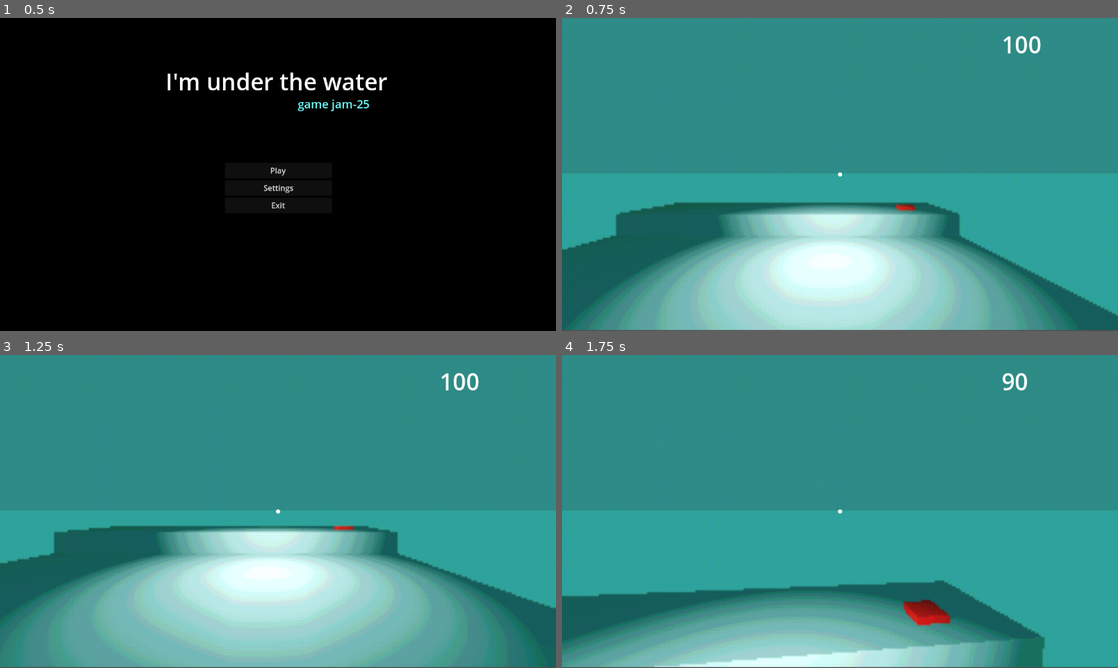
Above: before the commit, frames 1-4 (two rows, left to right).
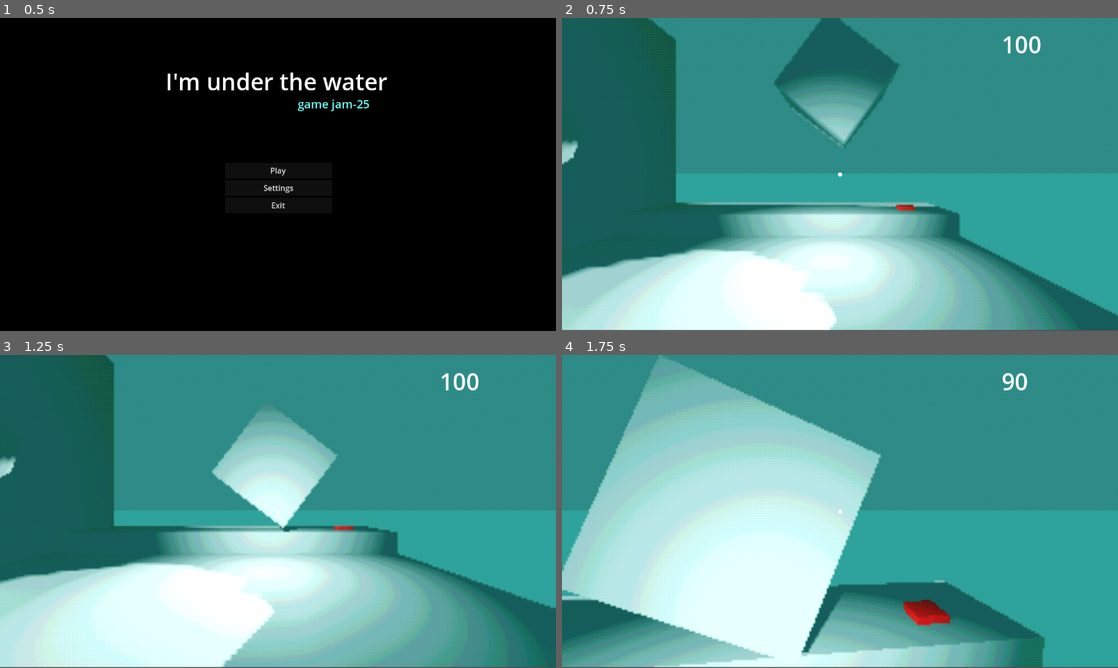
Above: after the commit, the same moments.

Repository: useronym/BubbleGameJam
Game: Godot game, scene res://scenes/mainMenu.tscn
Same seed, same stepped clock (60 frames per second), same inputs: the game is played once before the commit and once after it.
Inputs (mouse positions are in pixels of both pictures, inside the frame that each line leads up to):
- Up to frame 1 (0.5 s): no input
- Up to frame 2 (0.75 s): click "Play" at 0.5 s
- Up to frame 3 (1.25 s): no input
- Up to frame 4 (1.75 s): tap Enter at 1.25 s; move the mouse to (867, 511) at 1.27 s; hold W (up) from 1.28 s (still down); tap E (interact) at 1.35 s; tap Space (jump) at 1.52 s

Frame 1 is identical in both runs. In frame 2, 29% of the frame differs, in the area x 0-68%, y 0-100%; in frame 3, 31%; in frame 4, 35%, in the area x 0-69%, y 1-97%.

Commit message:
Messing with some stuff in the main scene

Diff:
--- a/main.tscn
+++ b/main.tscn
@@ -35,6 +35,7 @@
 fog_density = 1.0
 fog_depth_begin = 0.0
 fog_depth_end = 7.8
+volumetric_fog_density = 0.6537
 volumetric_fog_emission = Color(0.0976419, 0.254903, 0.226907, 1)
 volumetric_fog_emission_energy = 0.0
 
@@ -51,6 +52,11 @@
 
 [sub_resource type="PlaneMesh" id="PlaneMesh_vcox7"]
 material = SubResource("StandardMaterial3D_6gkoj")
+
+[sub_resource type="BoxShape3D" id="BoxShape3D_emtku"]
+size = Vector3(1.02771, 1.02026, 0.9953)
+
+[sub_resource type="BoxMesh" id="BoxMesh_gspkg"]
 
 [node name="SubViewportContainer" type="SubViewportContainer"]
 material = SubResource("ShaderMaterial_xegm8")
@@ -75,12 +81,11 @@
 environment = SubResource("Environment_qbkgc")
 
 [node name="DirectionalLight3D" type="DirectionalLight3D" parent="SubViewport/Node3D"]
-visible = false
-light_energy = 0.0
-light_indirect_energy = 0.0
-light_volumetric_fog_energy = 0.0
-directional_shadow_mode = 0
-sky_mode = 2
+transform = Transform3D(-0.0596813, 0.519102, -0.852626, 0.0362469, 0.854713, 0.517834, 0.997559, 0, -0.0698262, 0, 0, 0)
+shadow_enabled = true
+shadow_blur = 0.0
+directional_shadow_mode = 1
+directional_shadow_max_distance = 10.6
 
 [node name="TestPlace" type="Node3D" parent="SubViewport/Node3D"]
 transform = Transform3D(1, 0, 0, 0, 1, 0, 0, 0, 1, -0.485046, 0.712285, 0.156724)
@@ -89,6 +94,31 @@
 transform = Transform3D(1, 0, 0, 0, 1, 0, 0, 0, 1, -0.114594, 0, 2.65455)
 use_collision = true
 size = Vector3(3.93793, 1, 11.9994)
+
+[node name="CSGBox3D4" type="CSGBox3D" parent="SubViewport/Node3D/TestPlace"]
+transform = Transform3D(-4.37114e-08, 1, 0, -1, -4.37114e-08, 0, 0, 0, 1, -2.58503, 1.30905, 2.65455)
+use_collision = true
+size = Vector3(3.93793, 1, 11.9994)
+
+[node name="CSGSphere3D" type="CSGSphere3D" parent="SubViewport/Node3D/TestPlace/CSGBox3D4"]
+transform = Transform3D(1, 0, 0, 0, 1, 0, 0, 0, 1, -0.448879, -0.091387, -4.07348)
+operation = 2
+radius = 1.01468
+
+[node name="CSGSphere3D2" type="CSGSphere3D" parent="SubViewport/Node3D/TestPlace/CSGBox3D4"]
+transform = Transform3D(1, 0, 0, 0, 1, 0, 0, 0, 1, -0.448879, -0.091387, -1.3491)
+operation = 2
+radius = 1.01468
+
+[node name="CSGSphere3D3" type="CSGSphere3D" parent="SubViewport/Node3D/TestPlace/CSGBox3D4"]
+transform = Transform3D(1, 0, 0, 0, 1, 0, 0, 0, 1, -0.448879, -0.091387, 1.42728)
+operation = 2
+radius = 1.01468
+
+[node name="CSGSphere3D4" type="CSGSphere3D" parent="SubViewport/Node3D/TestPlace/CSGBox3D4"]
+transform = Transform3D(1, 0, 0, 0, 1, 0, 0, 0, 1, -0.448879, -0.091387, 4.1444)
+operation = 2
+radius = 1.01468
 
 [node name="CSGBox3D2" type="CSGBox3D" parent="SubViewport/Node3D/TestPlace"]
 transform = Transform3D(1, 0, 0, 0, 1, 0, 0, 0, 1, -0.114594, 0.621386, -2.90825)
@@ -117,6 +147,18 @@
 visible = false
 mesh = SubResource("PlaneMesh_vcox7")
 
+[node name="RigidBody3D" type="RigidBody3D" parent="SubViewport/Node3D/TestPlace"]
+transform = Transform3D(0.60553, -0.795822, 0, 0.795822, 0.60553, 0, 0, 0, 1, 0.324456, 2.14495, -3.04767)
+
+[node name="CollisionShape3D" type="CollisionShape3D" parent="SubViewport/Node3D/TestPlace/RigidBody3D"]
+transform = Transform3D(1, 0, 0, 0, 1, 0, 0, 0, 1, 0.234558, 0.0235596, 0.146393)
+shape = SubResource("BoxShape3D_emtku")
+
+[node name="MeshInstance3D2" type="MeshInstance3D" parent="SubViewport/Node3D/TestPlace/RigidBody3D"]
+transform = Transform3D(1, 1.19209e-07, 0, 0, 1, 0, 0, 0, 1, 0.234559, 0.0235596, 0.146392)
+mesh = SubResource("BoxMesh_gspkg")
+skeleton = NodePath("../..")
+
 [node name="OmniLight3D" type="OmniLight3D" parent="SubViewport/Node3D"]
 transform = Transform3D(1, 0, 0, 0, 1, 0, 0, 0, 1, -0.0820689, 1.65192, -1.69079)
 light_size = 0.335
Not shown: 1 places in main.tscn that only renumber resources
